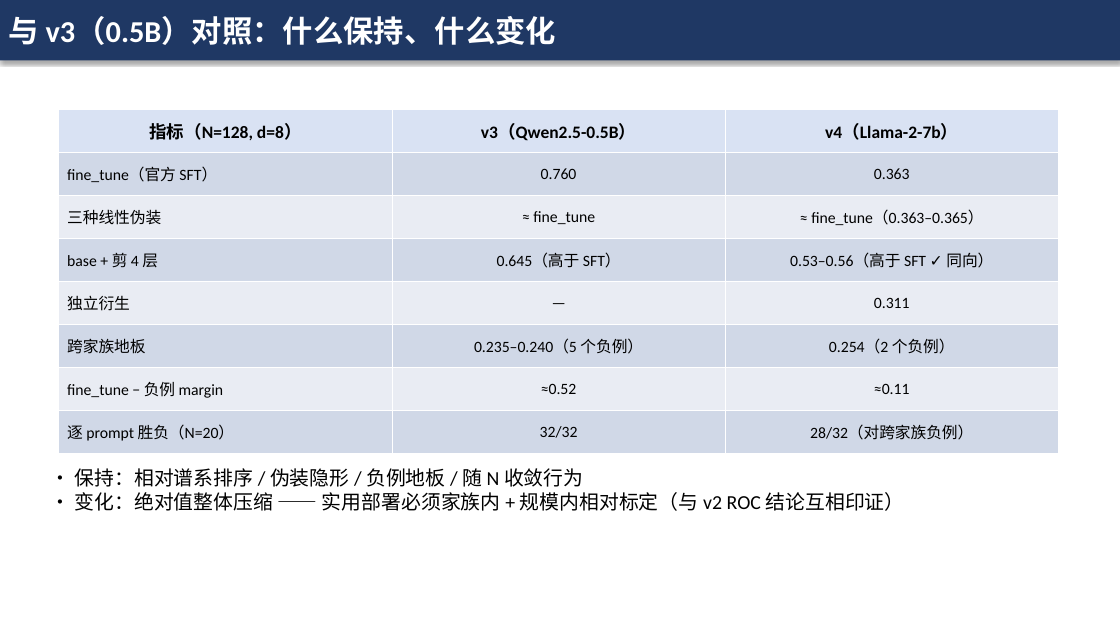
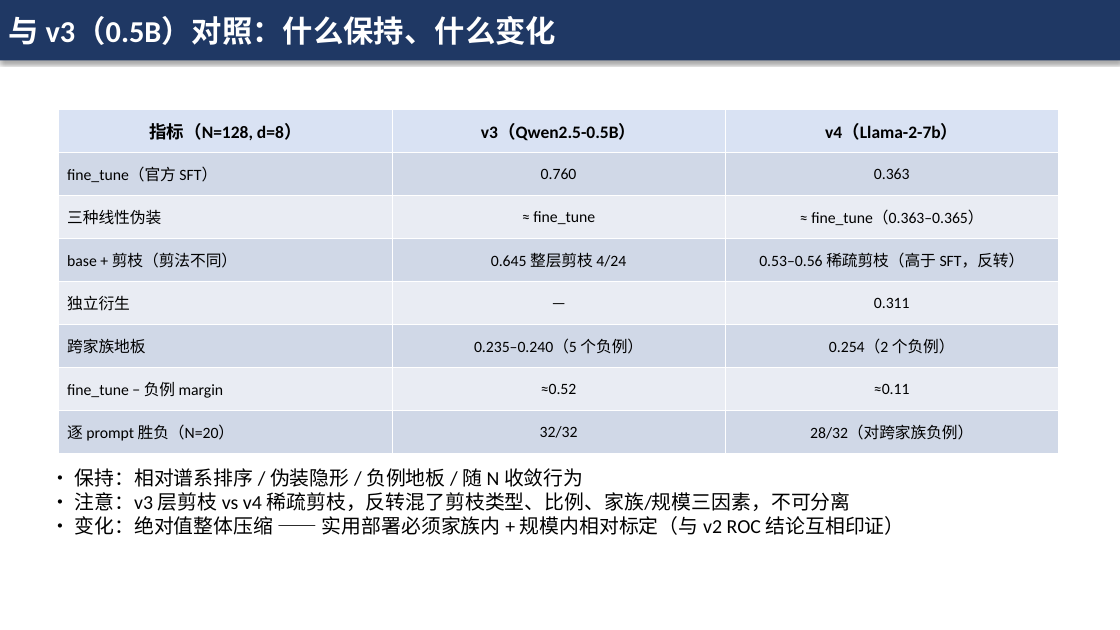
Before and after one commit to kyrie114/DiffIP, a slide deck: slide 7 of llm_migration_v4/汇报_v4_7B规模验证.pptx (slide 8 before the commit). Drawn at 1120x630 pixels with LibreOffice and Linux fonts; fonts in the diff are those of the drawing. Boxes give left, top, right and bottom in pixels: in the first picture for what was removed or moved away, otherwise in the second. Text is boxed around its words. In the diff, an @@ line names an element or a change of style, - is before the commit and + after.

Commit message:
v4: 剪枝变体改归正例(结构变体)、剪法口径注明、mid2 重评分选项、PPT 去封面

```diff
--- a/llm_migration_v4/汇报_v4_7B规模验证.pptx
+++ b/llm_migration_v4/汇报_v4_7B规模验证.pptx
@@ table at [59, 109, 1060, 454] @@
-row 4: base + 剪 4 层 | 0.645（高于 SFT） | 0.53–0.56（高于 SFT ✓ 同向）
+row 4: base + 剪枝（剪法不同） | 0.645 整层剪枝 4/24 | 0.53–0.56 稀疏剪枝（高于 SFT，反转）
@@ text at [75, 492, 851, 511]: paragraph added @@
+• 注意：v3 层剪枝 vs v4 稀疏剪枝，反转混了剪枝类型、比例、家族/规模三因素，不可分离
```
Also in this commit, not shown: 5 other slides changed, 1 slide removed, 9 other files.
